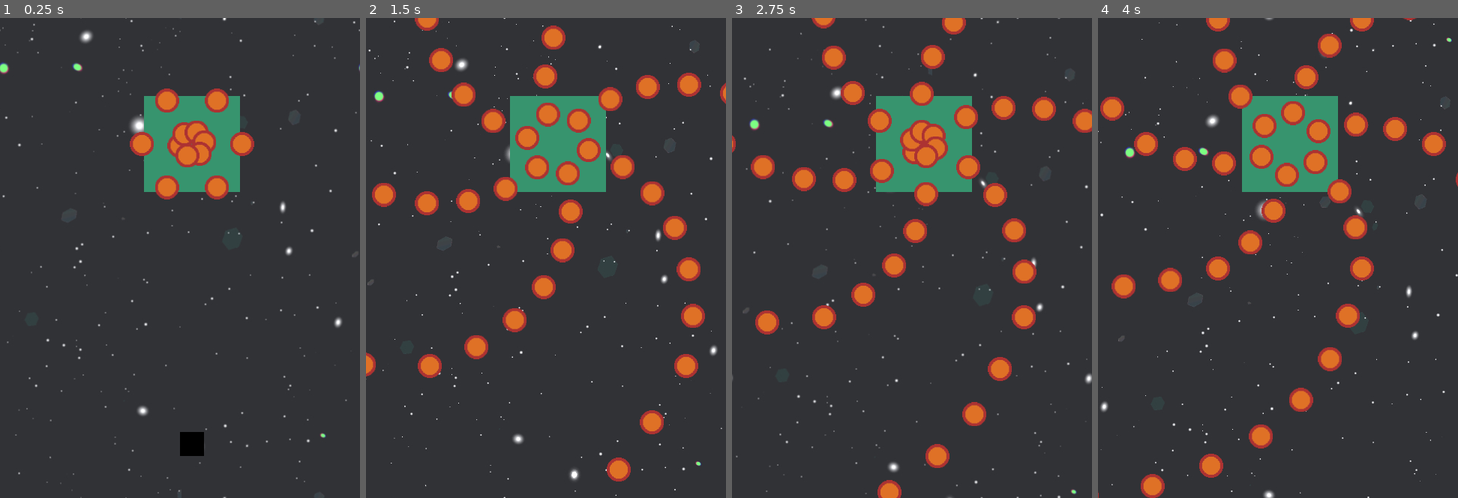
Above: before the commit, frames 1-4 (left to right).
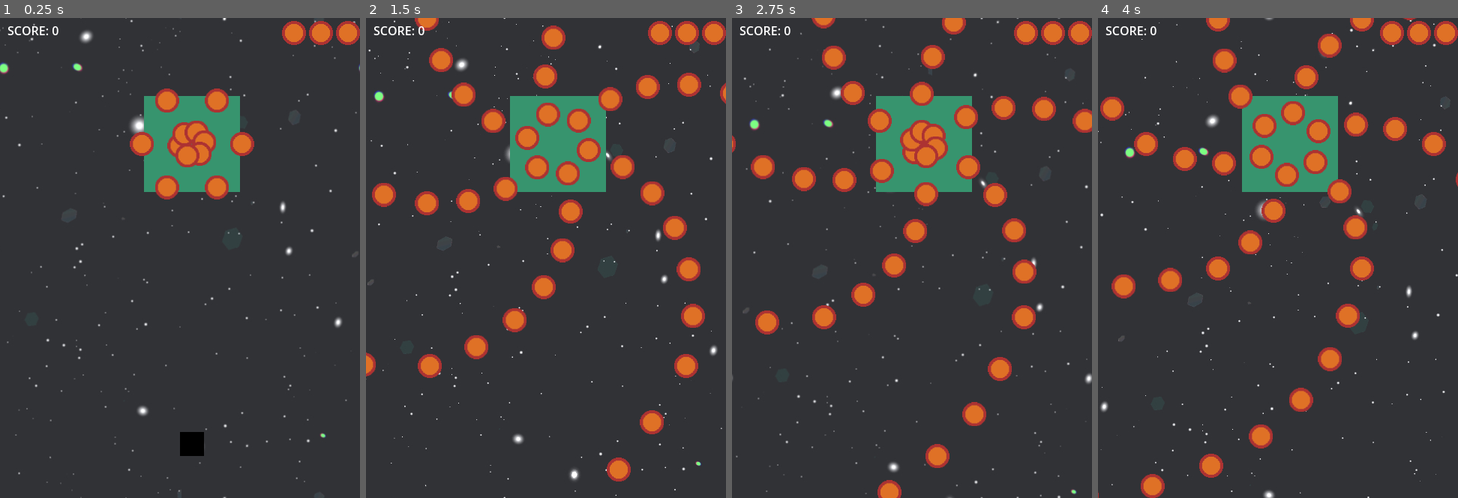
Above: after the commit, the same moments.

Repository: freaky-skynet/GAME_openSourceSW
Game: Godot game, scene res://world.tscn
Two runs of this game, one before a commit and one after it. Both use one fixed random seed, a clock stepped at 60 frames per second and the inputs below.
Inputs:
- Up to frame 1 (0.25 s): no input
- Up to frame 2 (1.5 s): hold Right (right) 0.53-1.28 s; tap Z (fire) at 0.6 s; hold Down (down) from 1.28 s (still down); tap X (dash) at 1.35 s
- Up to frame 3 (2.75 s): tap Z (fire) at 1.55, 2.1 s; release Down (down) at 2.03 s; hold Right (right) from 2.03 s (still down)
- Up to frame 4 (4 s): release Right (right) at 2.78 s; hold Up (up) 2.78-3.53 s; tap Z (fire) at 2.85, 3.8 s; hold Left (left) from 3.53 s (still down); tap X (dash) at 3.6 s

The runs differ from the first frame. In frame 1, 0.9% of the frame differs, in the area x 2-100%, y 0-6%; in frame 2, 0.9%; in frame 3, 0.9%; in frame 4, 0.9%.

Commit message:
merge damage and UI branch into playerSkill

Diff:
--- a/GlobalGameEvents.gd
+++ b/GlobalGameEvents.gd
@@ -1,3 +1,12 @@
 extends Node
 signal player_hit_enemy(dmg)
-signal combo_level(level)
+var combo_level:int=1
+
+signal request_score_change(amount)
+signal score_updated(new_score)
+
+# GlobalGameEvents.gd
+signal hp_changed(current_hp)
+
+# GlobalGameEvents.gd
+signal game_over
--- a/boss_bullet.gd
+++ b/boss_bullet.gd
@@ -22,7 +22,10 @@
 	   position.y < -20 or position.y > screen_size.y + 20:
 		deactivate()
 
-func _on_body_entered(_body: Node2D) -> void:
+func _on_body_entered(body: Node2D) -> void:
+
+	if body.has_method("take_damage"):
+		body.take_damage(1)
 	deactivate()
 
 # 탄환을 다시 사용할 때 호출
--- a/boss_bullet.tscn
+++ b/boss_bullet.tscn
@@ -20,3 +20,5 @@
 shape = SubResource("RectangleShape2D_oxuh6")
 
 [node name="VisibleOnScreenNotifier2D" type="VisibleOnScreenNotifier2D" parent="." unique_id=665145876]
+
+[connection signal="body_entered" from="." to="." method="_on_body_entered"]
--- a/combo_manager.gd
+++ b/combo_manager.gd
@@ -13,19 +13,19 @@
 	#if combo_counter > 5:
 	#한번만 emit하도록 바꾸자..
 	if combo_level < 2:
-		if combo_counter>5 and combo_counter<10:
+		if combo_counter>=5 and combo_counter<10:
 			combo_level=2
-			GlobalGameEvents.combo_level.emit(2)
+			GlobalGameEvents.combo_level=2
 			print("LEVEL 2!!")
 	if combo_level < 3:
-		if combo_counter>10:
+		if combo_counter>=10:
 			combo_level=3
-			GlobalGameEvents.combo_level.emit(3)
+			GlobalGameEvents.combo_level=3
 			print("LEVEL 3!!")
 	combo_timer.start()
 
 func _on_combo_timer_timeout():
 	combo_counter = 0
 	combo_level = 1
-	GlobalGameEvents.combo_level.emit(1)
+	GlobalGameEvents.combo_level=1
 	print("TOO BAD! combo restart")
--- a/combo_manager.tscn
+++ b/combo_manager.tscn
@@ -25,7 +25,6 @@
 offset_bottom = 40.0
 
 [node name="ComboTimer" type="Timer" parent="ComboControl" unique_id=2131148376]
-wait_time = 2.0
 one_shot = true
 
 [connection signal="timeout" from="ComboControl/ComboTimer" to="ComboControl" method="_on_combo_timer_timeout"]
--- /dev/null
+++ b/life_container.gd
@@ -0,0 +1,35 @@
+extends HBoxContainer
+
+# 하트 이미지 리소스
+@export var heart_texture = preload("res://bossBullet.png")
+
+func _ready():
+	# "체력 변경" 소식이 들리면 업데이트 함수 실행
+	GlobalGameEvents.hp_changed.connect(_on_hp_changed)
+
+	# 처음 시작할 때 하트 3개 세팅
+	setup_hearts(3)
+
+func setup_hearts(max_hp: int):
+	# 기존 하트 싹 비우기
+	for child in get_children():
+		child.queue_free()
+
+	# 하트 생성
+	for i in range(max_hp):
+		var heart = TextureRect.new()
+		heart.texture = heart_texture
+		# 크기 조절 설정
+		heart.expand_mode = TextureRect.EXPAND_KEEP_SIZE
+		heart.stretch_mode = TextureRect.STRETCH_KEEP_ASPECT_CENTERED
+		add_child(heart)
+
+func _on_hp_changed(current_hp: int):
+	# 자식 노드들의 개수를 현재 체력에 맞춰서 조절
+	var hearts = get_children()
+	for i in range(hearts.size()):
+		# 현재 체력보다 순서가 높으면 하트를 숨김
+		if i < current_hp:
+			hearts[i].show()
+		else:
+			hearts[i].hide()
--- a/player.gd
+++ b/player.gd
@@ -1,9 +1,12 @@
 extends CharacterBody2D
-
+@export var is_invincible: bool = false
 @export var speed: float = 400.0 #이동 속도
 @onready var player_bullet_manager=%PlayerBulletManager
 @onready var shoot_timer=$ShootTimer
 @onready var player_dash = $PlayerDash
+
+var max_hp: int = 3
+var current_hp: int = 3
 
 func _physics_process(_delta):
 	# 1. 입력 벡터 가져오기 (상하좌우 키 설정을 한 번에 처리)
@@ -40,10 +43,11 @@
 
 func start_shooting():
 	shoot_timer.start()
-	shoot() # 누르자마자 첫 발은 바로 발사
 
 func stop_shooting():
 	shoot_timer.stop()
+	if GlobalGameEvents.combo_level==3:
+		player_bullet_manager.stop_laser()
 
 # 타이머의 'timeout' 시그널을 연결
 func _on_shoot_timer_timeout():
@@ -52,3 +56,29 @@
 func shoot():
 	var dir:Vector2=Vector2.UP
 	player_bullet_manager.fire_bullet(global_position, dir)
+
+
+
+func take_damage(amount: int):
+	# 무적 체크박스가 켜져 있다면, 아래 코드를 무시하고 함수를 나갑니다.
+	if is_invincible:
+		return
+
+	current_hp -= amount
+	current_hp = max(0, current_hp)
+
+	print("현재 피: ", current_hp)
+	GlobalGameEvents.hp_changed.emit(current_hp)
+
+	if current_hp <= 0:
+		die()
+
+
+func die():
+	print("사망")
+	GlobalGameEvents.game_over.emit()
+
+	# 플레이어 조작 중지 및 숨기기
+	set_physics_process(false)
+	set_process(false)
+	hide()
--- a/player.tscn
+++ b/player.tscn
@@ -21,6 +21,7 @@
 z_index = 5
 collision_mask = 16
 script = ExtResource("1_onrkg")
+is_invincible = true
 
 [node name="CollisionShape2D" type="CollisionShape2D" parent="." unique_id=541012137]
 shape = SubResource("CapsuleShape2D_onrkg")
--- a/player_bullet.gd
+++ b/player_bullet.gd
@@ -1,11 +1,18 @@
 extends Area2D
 
 @export var speed: float = 500.0
+var twinBullet_texture: Texture2D
+var normalBullet_texture:Texture2D
+var sprite:Sprite2D
+
 var direction: Vector2 = Vector2.ZERO
 var is_active: bool = false
 var dmg = 0#콤보레벨과 연계, on_body_entered에서 레벨에 따른 데미지 차등부여
 
 func _ready():
+	sprite=$Sprite2D
+	normalBullet_texture = load("res://playerbullet.png")
+	twinBullet_texture = load("res://playerBulleL2.png")
 	deactivate()
 
 func _physics_process(delta):
@@ -22,21 +29,32 @@
 		deactivate()
 
 func _on_body_entered(_body):
-	GlobalGameEvents.player_hit_enemy.emit(1)#damage 1
+	match GlobalGameEvents.combo_level:
+		1:
+			GlobalGameEvents.player_hit_enemy.emit(1)#damage 1
+		2:#combo_level= 2
+			GlobalGameEvents.player_hit_enemy.emit(5)#damage 5
+
+	GlobalGameEvents.request_score_change.emit(500)
 	deactivate()
-'''
-bullet 개체에 level 부여
-activateL2,L3,L1에서 level 바꾸고
-func _on_body_entered()에서 if로 확인, 데미지 따라 emit
-'''
 
 # 탄환을 다시 사용할 때 호출
 func activate(pos: Vector2, dir: Vector2):
+	match GlobalGameEvents.combo_level:
+		1:
+			sprite.texture=normalBullet_texture
+			bullet_activate(pos,dir)
+		2:#level 2, twin bullets
+			sprite.texture=twinBullet_texture
+			bullet_activate(pos,dir)
+
+#탄환전용 활성화함수
+func bullet_activate(pos: Vector2, dir: Vector2):
 	position = pos
 	direction = dir.normalized()
 	is_active = true
 	show()
-	# 물리 충돌과 프로세스를 다시
+	# 물리 충돌과 프로세스를 다시 켬
 	set_process(true)
 	set_physics_process(true)
 	monitoring = true
--- a/player_bullet.tscn
+++ b/player_bullet.tscn
@@ -2,25 +2,17 @@
 
 [ext_resource type="Texture2D" uid="uid://db1ou1lb3saga" path="res://playerbullet.png" id="1_mbmgk"]
 [ext_resource type="Script" uid="uid://c6vkeslg882un" path="res://player_bullet.gd" id="1_oxuh6"]
-[ext_resource type="Texture2D" uid="uid://bpjhgwfe0u48k" path="res://playerBulleL2.png" id="3_nnlih"]
 
 [sub_resource type="RectangleShape2D" id="RectangleShape2D_oxuh6"]
 size = Vector2(4, 4)
 
-[node name="PlayerBullet" type="Area2D" unique_id=734933520]
+[node name="PlayerBullet" type="Area2D" unique_id=1597509081]
+visible = false
 z_index = 10
-collision_layer = 2
-collision_mask = 16
 script = ExtResource("1_oxuh6")
 
-[node name="BulletNormal" type="Sprite2D" parent="." unique_id=1392341265]
+[node name="Sprite2D" type="Sprite2D" parent="." unique_id=1392341265]
 texture = ExtResource("1_mbmgk")
 
 [node name="CollisionShape2D" type="CollisionShape2D" parent="." unique_id=1815179549]
 shape = SubResource("RectangleShape2D_oxuh6")
-
-[node name="VisibleOnScreenNotifier2D" type="VisibleOnScreenNotifier2D" parent="." unique_id=882322792]
-
-[node name="BulletL2" type="Sprite2D" parent="." unique_id=899650067]
-visible = false
-texture = ExtResource("3_nnlih")
--- a/player_bullet_manager.gd
+++ b/player_bullet_manager.gd
@@ -1,7 +1,8 @@
 extends Node2D
 
-@export var player_bullet: PackedScene # 에디터에서 Bullet.tscn을 연결
+@export var player_bullet: PackedScene
 @export var pool_size: int = 200 # 미리 만들어둘 탄환 개수
+@onready var player_laser: Node2D=$"../PlayerLaser"
 var bullet_pool: Array = []
 
 func _ready():
@@ -16,29 +17,20 @@
 
 # 탄환 발사 호출
 func fire_bullet(pos: Vector2, dir: Vector2):
-	var bullet = _get_inactive_bullet()
-	if bullet:
-		bullet.activate(pos, dir)
+	if GlobalGameEvents.combo_level<3:
+		var bullet = _get_inactive_bullet()
+		if bullet:
+			bullet.activate(pos, dir)
+		else:
+			# 탄환이 모자라면
+			print("Bullet pool is full")
 	else:
-		# 탄환이 모자라면
-		print("Bullet pool is full")
-'''
-func fire_bullet(pos: Vector2, dir: Vector2, lev:int):
-즉 lev는 player에서 signal connect 하겠다는거네
-	var ~
-	if bullet:
-		match lev:
-			1:~
-			2:bullet.activateL2(pos,dir)
-			3:bullet.activateL3(pos,dir)
-	else:
-		print~
-**IN player_bullet.gd
-activateL2()~ change sprite2d into you..+dmg adjust
-activateL3()~ change node into raycast2d, line2d+지속시간:0.2초, 판정 0.1초
-'''
+		player_laser.activate()
 
-# object "pull"ing from pool
+func stop_laser():
+	player_laser.deactivate()
+
+# 풀에서 오브젝트 '풀'링하기
 func _get_inactive_bullet():
 	for bullet in bullet_pool:
 		if not bullet.is_active:
--- a/player_bullet_manager.tscn
+++ b/player_bullet_manager.tscn
@@ -25,3 +25,5 @@
 [node name="PlayerBulletManager" type="Node2D" unique_id=1369619833]
 script = ExtResource("1_a2wpb")
 player_bullet = SubResource("PackedScene_gbfbk")
+player_laser = null
+pool_size = 100
--- /dev/null
+++ b/player_laser.gd
@@ -0,0 +1,29 @@
+extends RayCast2D
+@onready var player=$"../ObjectLayer/Player"
+@onready var line = $Line2D
+@onready var sprite=$AnimatedSprite2D
+var offset:Vector2=Vector2(0,-30)
+
+func _ready():
+	deactivate()
+
+func _process(delta):
+	global_position=player.global_position
+	line.set_point_position(1, target_position) # 기본은 최대 사거리
+	if is_colliding():
+		print("COLLIDE!")
+		line.set_point_position(1, to_local(get_collision_point()))
+
+func emit_hit_signal():
+
+	GlobalGameEvents.player_hit_enemy.emit(5)
+
+func activate():
+	show()
+	enabled=true
+	set_process(true)
+
+func deactivate():
+	hide()
+	enabled=false
+	set_process(false)
--- /dev/null
+++ b/player_laser.tscn
@@ -0,0 +1,55 @@
+[gd_scene format=3 uid="uid://cr7bs5htpbagg"]
+
+[ext_resource type="Script" uid="uid://b2lkhdu3yw7m3" path="res://player_laser.gd" id="1_47w3t"]
+[ext_resource type="Texture2D" uid="uid://cnncrp8dm00ij" path="res://playerBulletL3_2_real.png" id="2_4f1so"]
+[ext_resource type="Texture2D" uid="uid://buiv34orrdh53" path="res://playerBulletL3_1_real.png" id="3_2ivd6"]
+
+[sub_resource type="AtlasTexture" id="AtlasTexture_plu5a"]
+atlas = ExtResource("3_2ivd6")
+region = Rect2(0, 0, 24, 24)
+
+[sub_resource type="AtlasTexture" id="AtlasTexture_x6b3e"]
+atlas = ExtResource("3_2ivd6")
+region = Rect2(24, 0, 24, 24)
+
+[sub_resource type="AtlasTexture" id="AtlasTexture_gtqpp"]
+atlas = ExtResource("3_2ivd6")
+region = Rect2(48, 0, 24, 24)
+
+[sub_resource type="SpriteFrames" id="SpriteFrames_e7ukx"]
+animations = [{
+"frames": [{
+"duration": 1.0,
+"texture": SubResource("AtlasTexture_plu5a")
+}, {
+"duration": 1.0,
+"texture": SubResource("AtlasTexture_x6b3e")
+}, {
+"duration": 1.0,
+"texture": SubResource("AtlasTexture_gtqpp")
+}],
+"loop": true,
+"name": &"default",
+"speed": 12.0
+}]
+
+[node name="RayCast2D" type="RayCast2D" unique_id=1441818004]
+z_index = 10
+target_position = Vector2(0, -1000)
+collision_mask = 16
+script = ExtResource("1_47w3t")
+
+[node name="Line2D" type="Line2D" parent="." unique_id=697508053]
+texture_filter = 1
+texture_repeat = 2
+points = PackedVector2Array(0, -28, 0, 0)
+width = 12.0
+texture = ExtResource("2_4f1so")
+texture_mode = 1
+
+[node name="AnimatedSprite2D" type="AnimatedSprite2D" parent="." unique_id=1668839196]
+z_index = 4
+z_as_relative = false
+sprite_frames = SubResource("SpriteFrames_e7ukx")
+autoplay = "default"
+offset = Vector2(0, -16)
--- /dev/null
+++ b/score_label.gd
@@ -0,0 +1,10 @@
+extends Label
+
+func _ready():
+	GlobalGameEvents.score_updated.connect(_on_score_updated)
+
+	# 처음에 0점으로 세팅
+	text = "SCORE: 0"
+
+func _on_score_updated(new_score: int):
+	text = "SCORE: " + str(new_score)
--- /dev/null
+++ b/score_manager.gd
@@ -0,0 +1,16 @@
+extends Node
+
+var total_score: int = 0 # 실제 점수가 저장되는 변수
+
+func _ready():
+	GlobalGameEvents.request_score_change.connect(_on_score_change_requested)
+
+func _on_score_change_requested(amount: int):
+	total_score += amount
+
+
+	if total_score < 0:
+		total_score = 0
+
+	# 3. 계산이 끝났으니, 전광판(UI)에 방송.
+	GlobalGameEvents.score_updated.emit(total_score)
--- /dev/null
+++ b/ui_manager.gd
@@ -0,0 +1,19 @@
+extends Node
+
+@onready var game_over_layer: CanvasLayer = $GameOverLayer
+@onready var color_rect: ColorRect = $GameOverLayer/ColorRect
+
+
+
+func _ready():
+	# 노드가 존재하는지 한 번 더 확인 (안전장치)
+	if game_over_layer:
+		game_over_layer.hide()
+	else:
+		print("경고: GameOverLayer 노드를 찾을 수 없습니다! 경로를 확인하세요.")
+
+	GlobalGameEvents.game_over.connect(_on_game_over)
+
+func _on_game_over():
+	if game_over_layer:
+		game_over_layer.show()
--- a/world.tscn
+++ b/world.tscn
@@ -8,6 +8,12 @@
 [ext_resource type="PackedScene" uid="uid://s3dfv18bdqsl" path="res://boss_bullet_manager.tscn" id="4_036b0"]
 [ext_resource type="PackedScene" uid="uid://c3dr625gnv3pa" path="res://combo_manager.tscn" id="4_dwbse"]
 [ext_resource type="Script" uid="uid://dte7o7thdwyv4" path="res://player_dash.gd" id="4_gbfbk"]
+[ext_resource type="PackedScene" uid="uid://cr7bs5htpbagg" path="res://player_laser.tscn" id="9_laser"]
+[ext_resource type="Script" uid="uid://wylvek0afbv3" path="res://score_label.gd" id="10_score_label"]
+[ext_resource type="Script" uid="uid://wkcgldqe5w64" path="res://score_manager.gd" id="6_pkg7o"]
+[ext_resource type="Script" uid="uid://d1l72owvdhpsx" path="res://ui_manager.gd" id="7_ioo17"]
+[ext_resource type="Script" uid="uid://nfy1etttq45u" path="res://life_container.gd" id="8_gbfbk"]
+
 
 [node name="World" type="Node2D" unique_id=41328882]
 
@@ -48,3 +54,63 @@
 
 [node name="Camera2D" type="Camera2D" parent="." unique_id=1603792975]
 offset = Vector2(240, 320)
+[node name="PlayerLaser" parent="." unique_id=997666265 instance=ExtResource("9_laser")]
+[node name="UI" type="CanvasLayer" parent="." unique_id=1778410432]
+
+[node name="ScoreManager" type="Node" parent="UI" unique_id=806712973]
+script = ExtResource("6_pkg7o")
+
+[node name="UIManager" type="Control" parent="UI" unique_id=501301893]
+layout_mode = 3
+anchors_preset = 0
+offset_right = 40.0
+offset_bottom = 40.0
+script = ExtResource("7_ioo17")
+
+[node name="ScoreLabel" type="Label" parent="UI/UIManager" unique_id=2076159573]
+layout_mode = 0
+offset_left = 10.0
+offset_top = 5.0
+offset_right = 50.0
+offset_bottom = 28.0
+script = ExtResource("10_score_label")
+
+[node name="GameOverLayer" type="CanvasLayer" parent="UI/UIManager" unique_id=948347534]
+
+[node name="ColorRect" type="ColorRect" parent="UI/UIManager/GameOverLayer" unique_id=356899749]
+anchors_preset = 8
+anchor_left = 0.5
+anchor_top = 0.5
+anchor_right = 0.5
+anchor_bottom = 0.5
+offset_left = -65.0
+offset_top = -40.0
+offset_right = 65.0
+offset_bottom = 40.0
+grow_horizontal = 2
+grow_vertical = 2
+color = Color(0, 0, 0, 1)
+metadata/_edit_use_anchors_ = true
+
+[node name="Label" type="Label" parent="UI/UIManager/GameOverLayer" unique_id=1052648127]
+anchors_preset = 8
+anchor_left = 0.5
+anchor_top = 0.5
+anchor_right = 0.5
+anchor_bottom = 0.5
+offset_left = -46.0
+offset_top = -11.5
+offset_right = 46.0
+offset_bottom = 11.5
+grow_horizontal = 2
+grow_vertical = 2
+text = "GAME OVER"
+
+[node name="LifeContainer" type="HBoxContainer" parent="UI" unique_id=1327857375]
+anchors_preset = 1
+anchor_left = 1.0
+anchor_right = 1.0
+offset_left = -40.0
+offset_bottom = 40.0
+grow_horizontal = 0
+script = ExtResource("8_gbfbk")
Not shown: 1 places in boss_bullet.tscn that only renumber resources
Not shown, added: life_container.gd.uid
Not shown: 1 places in player.tscn that only renumber resources
Binary file added: playerBulletL3_1_real.png
Not shown, added: playerBulletL3_1_real.png.import
Binary file added: playerBulletL3_2_real.png
Not shown, added: playerBulletL3_2_real.png.import
Not shown, added: player_laser.gd.uid
Not shown, added: score_label.gd.uid
Not shown, added: score_manager.gd.uid
Not shown, added: ui_manager.gd.uid
